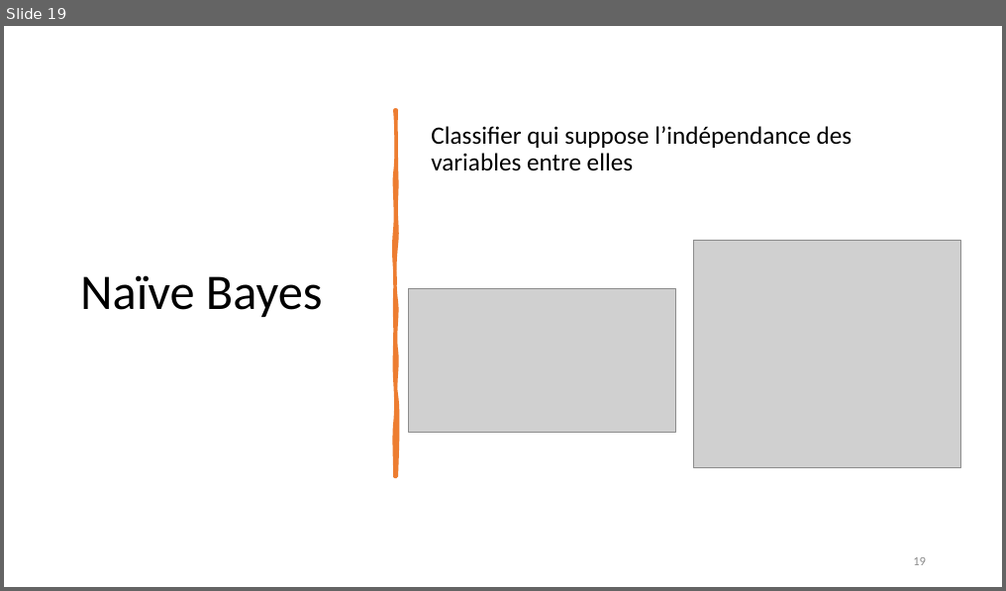
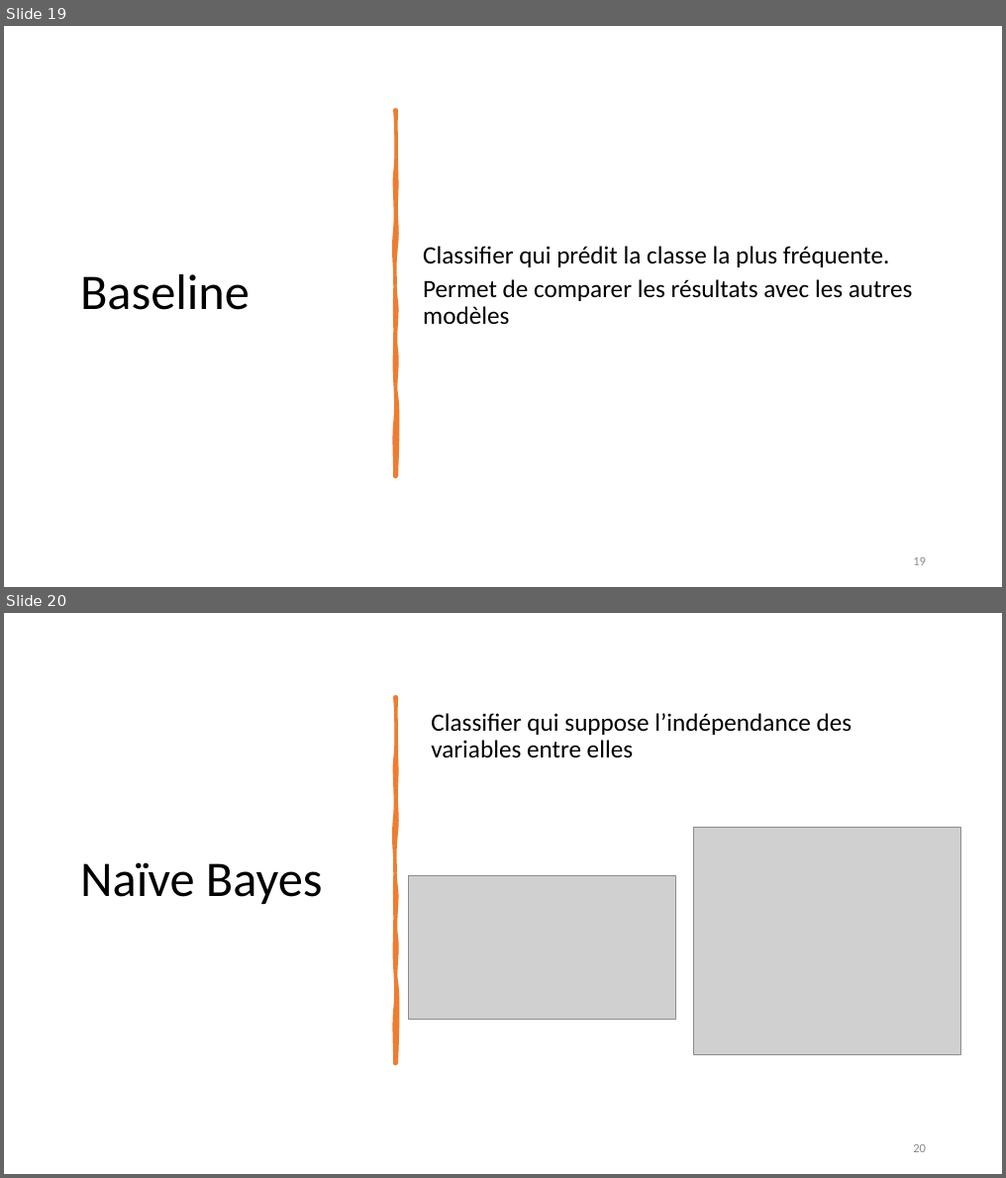
Before and after one commit to EliAd152693/OpenclassroomsProjet5, a slide deck: OC_IML_P5_Presentation.pptx. Shown one above the other, each under a label of ours: slide 19 before the commit, slides 19 and 20 after it. The pictures are 1006x591 and 1006x1178 pixels, drawn with LibreOffice and Linux fonts; fonts in the diff are those of the drawing; grey boxes stand for pictures. Boxes give left, top, right and bottom in pixels: in the first picture for what was removed or moved away, otherwise in the second. Text is boxed around its words. In the diff, an @@ line names an element or a change of style, - is before the commit and + after.

```diff
--- a/OC_IML_P5_Presentation.pptx
+++ b/OC_IML_P5_Presentation.pptx
@@ slide 19 added at [4,26,1002,587], background #FFFFFF @@
@@ freeform shape added at [395,110,396,476], fill #ED7D31, outline #ED7D31 3.25 pt @@
@@ text added at [423,246,913,325], 24 pt, text #000000 @@
+Classifier qui prédit la classe la plus fréquente.
+Permet de comparer les résultats avec les autres modèles
@@ title added at [80,274,250,310], 48 pt, text #000000 @@
+Baseline
@@ page number added at [913,558,926,566], 12 pt, text #8C8C8C @@
+19
@@ what was slide 19 is now slide 20 @@
@@ page number at [913,1145,926,1153]: text changed @@
-19
+20
```
Also in this commit, not shown: 2 slides changed, 1 other slide added, 16 other files.
